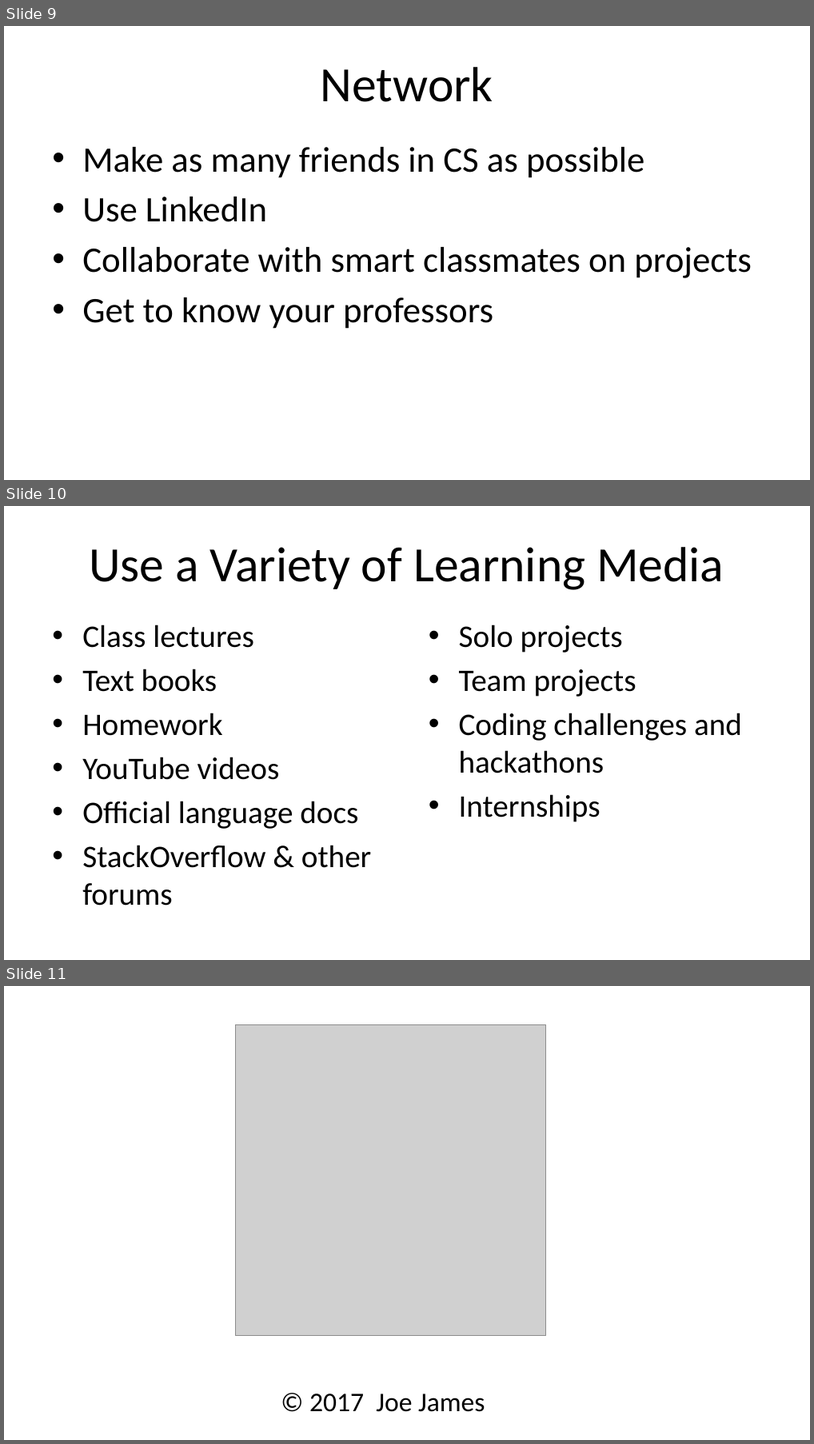
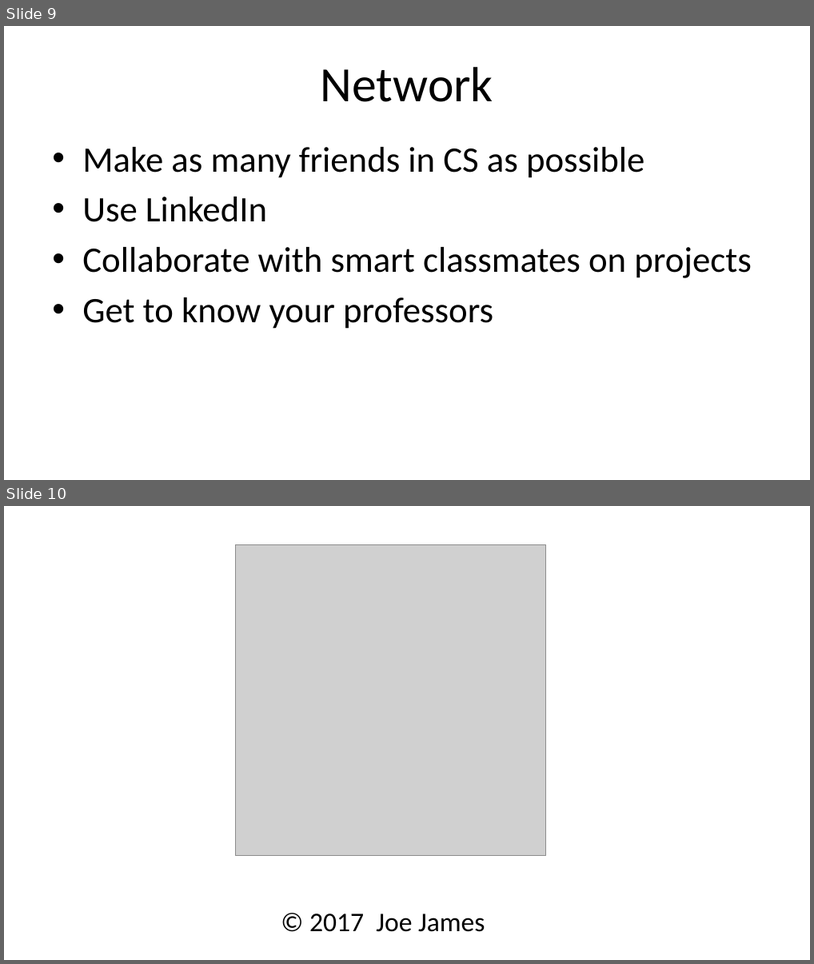
Before and after one commit to cogent-demon/UsefulUtensils, a slide deck: Tips for CS Freshmen.pptx. Shown one above the other, each under a label of ours: slides 9, 10 and 11 before the commit, slides 9 and 10 after it. The pictures are 814x1444 and 814x964 pixels, drawn with LibreOffice and Linux fonts; fonts in the diff are those of the drawing; grey boxes stand for pictures. Boxes give left, top, right and bottom in pixels: in the first picture for what was removed or moved away, otherwise in the second. Text is boxed around its words. In the diff, an @@ line names an element or a change of style, - is before the commit and + after.

```diff
--- a/Tips for CS Freshmen.pptx
+++ b/Tips for CS Freshmen.pptx
@@ slide 10 removed at [4,506,810,960], background #FFFFFF @@
@@ title removed at [89,547,724,590] @@
-Use a Variety of Learning Media
@@ text removed at [82,624,371,905] @@
-• Class lectures
-• Text books
-• Homework
-• YouTube videos
-• Official language docs
-• StackOverflow & other forums
@@ text removed at [459,624,742,822] @@
-• Solo projects
-• Team projects
-• Coding challenges and hackathons
-• Internships
@@ what was slide 11 is now slide 10 @@
```
Also in this commit, not shown: 2 slides changed, 1 slide added, 1 other slide removed, 1 other file.
